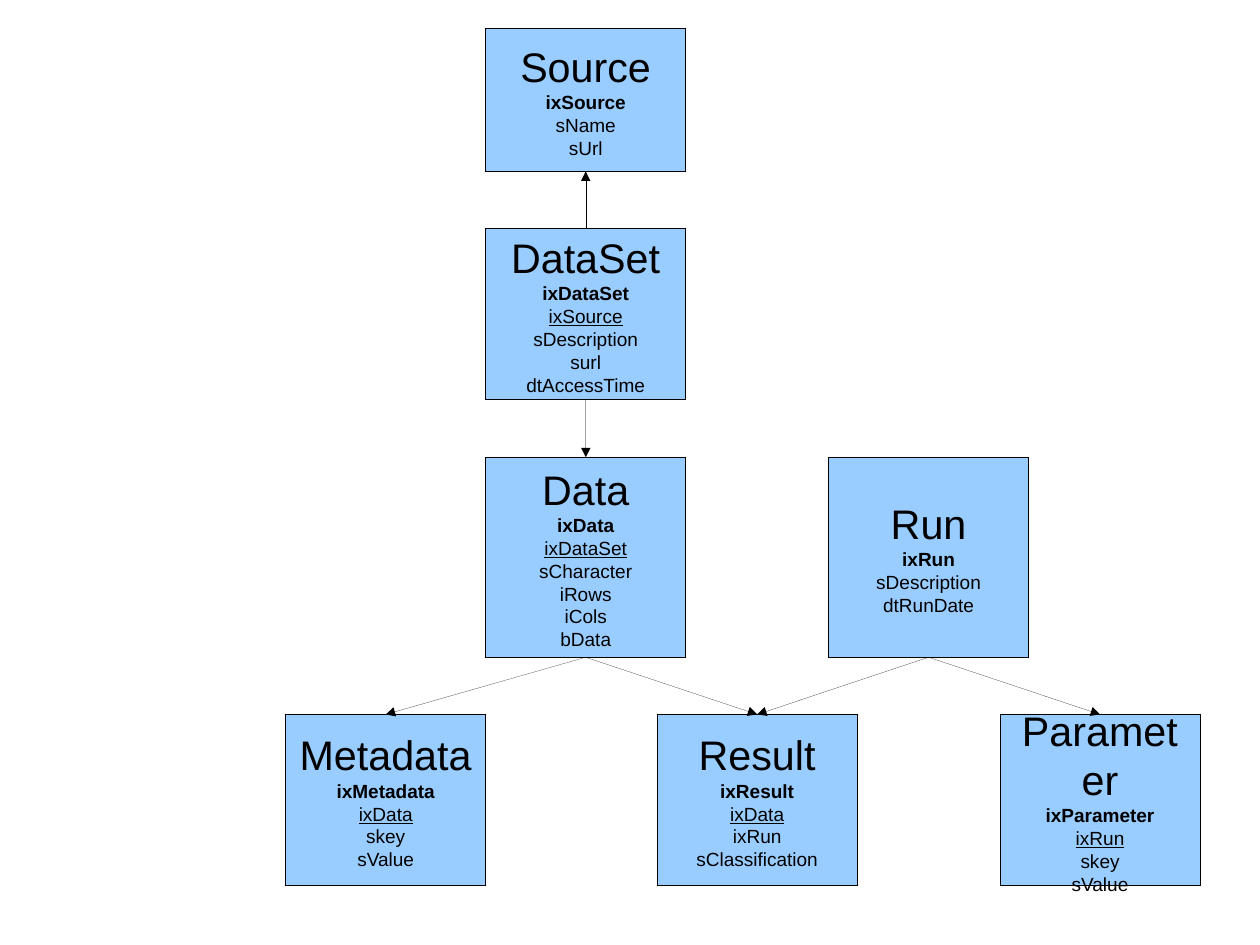
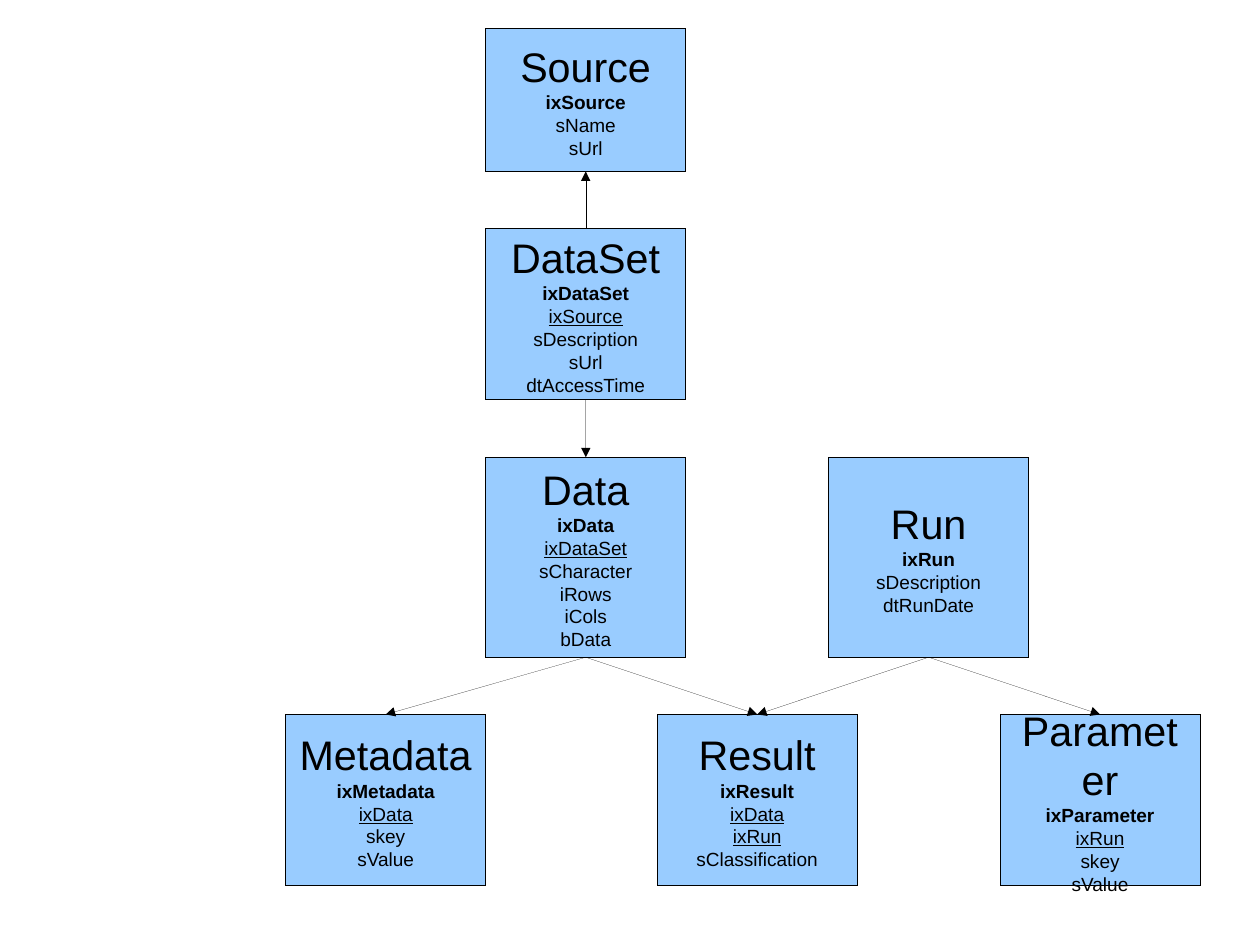
Before and after one commit to ulmangt/csi701-group2, a slide deck: slide 1 of populate-db/schema.odp. Drawn at 1260x945 pixels with LibreOffice and Linux fonts; fonts in the diff are those of the drawing. Boxes give left, top, right and bottom in pixels: in the first picture for what was removed or moved away, otherwise in the second. Text is boxed around its words. In the diff, an @@ line names an element or a change of style, - is before the commit and + after.

Commit message:
populate-db: updated schema diagram

```diff
--- a/populate-db/schema.odp
+++ b/populate-db/schema.odp
@@ text in rectangle at <box>569,355,603,370</box>: text changed @@
-surl
+sUrl
@@ text in rectangle at <box>733,829,782,846</box>: underline on in "ixRun" @@
```
